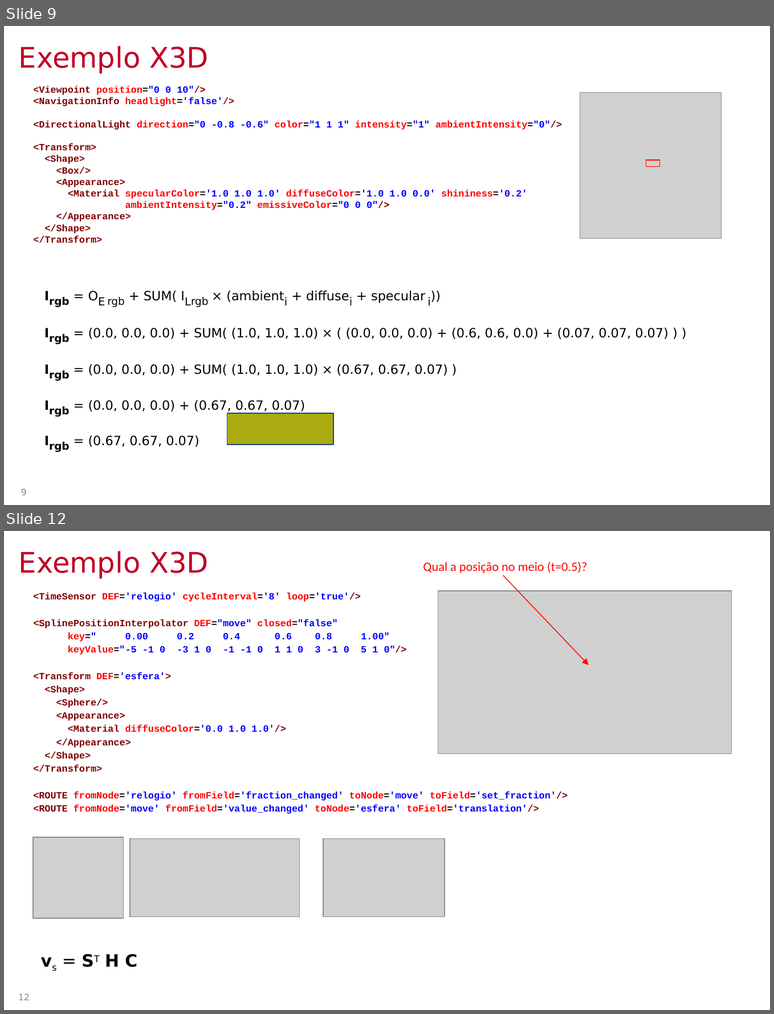
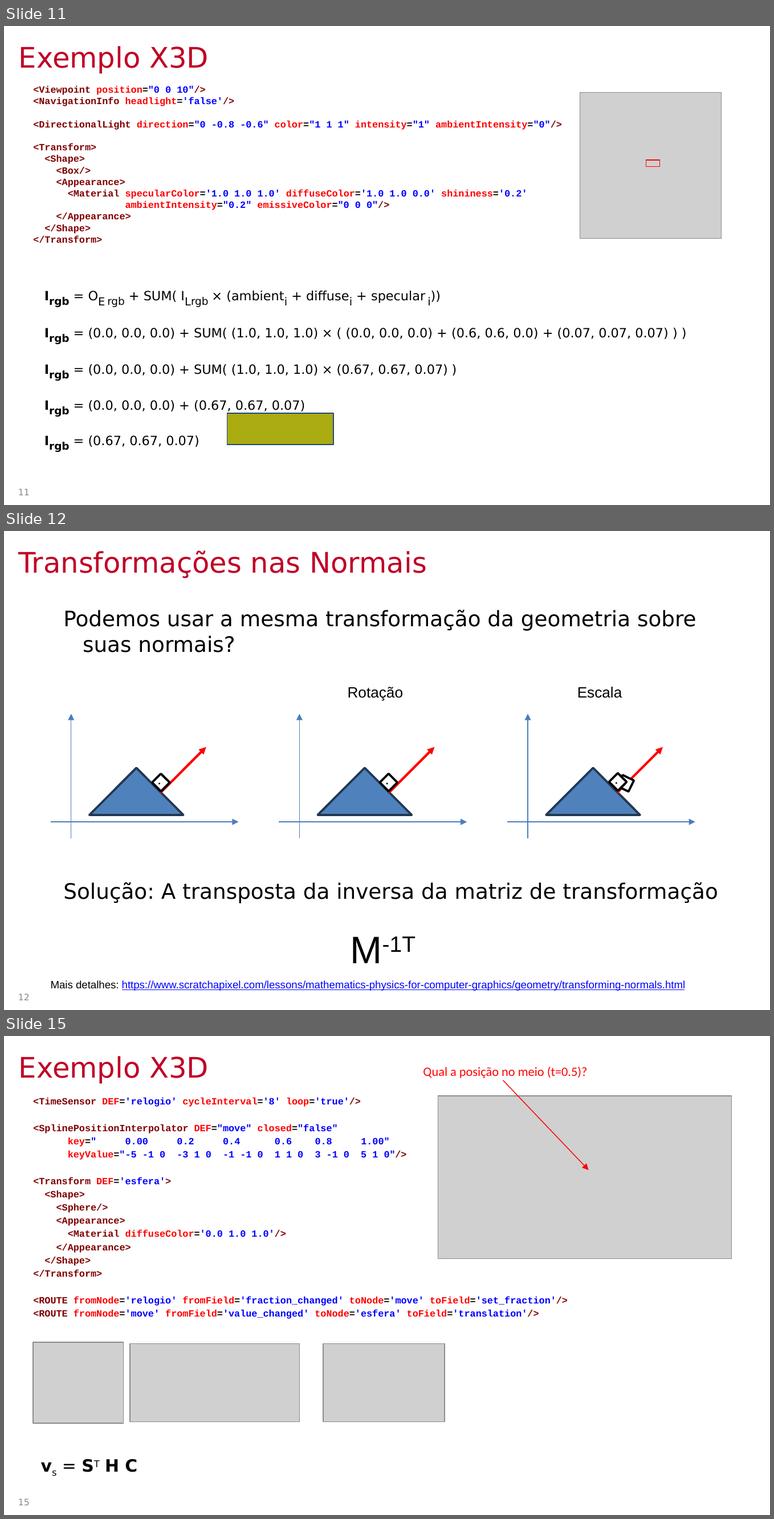
Before and after one commit to lpsoares/ComputacaoGrafica, a slide deck: content/aulas/16-revisao4/aula16_revisao4.pptx. Shown one above the other, each under a label of ours: slides 9 and 12 before the commit, slides 11, 12 and 15 after it; the slides between them are not shown. The pictures are 774x1014 and 774x1519 pixels, drawn with LibreOffice and Linux fonts; fonts in the diff are those of the drawing; grey boxes stand for pictures; background and template pictures are left out. Boxes give left, top, right and bottom in pixels: in the first picture for what was removed or moved away, otherwise in the second. Text is boxed around its words. In the diff, an @@ line names an element or a change of style, - is before the commit and + after.

```diff
--- a/content/aulas/16-revisao4/aula16_revisao4.pptx
+++ b/content/aulas/16-revisao4/aula16_revisao4.pptx
@@ slide 12 added at bbox=[4, 531, 770, 1010], background #FFFFFF @@
@@ title added at bbox=[19, 550, 426, 578], 26.7 pt, text #C00026 @@
+Transformações nas Normais
@@ text added at bbox=[63, 610, 697, 652], 20 pt, text #000000 @@
+Podemos usar a mesma transformação da geometria sobre suas normais?
@@ text added at bbox=[348, 687, 403, 701], 14 pt, text #000000 @@
+Rotação
@@ text added at bbox=[577, 687, 622, 698], 14 pt, text #000000 @@
+Escala
@@ arrow added from (71, 838) to (71, 714), #4B7EBC 0.75 pt @@
@@ arrow added from (300, 838) to (300, 714), #4B7EBC 0.75 pt @@
@@ arrow added from (528, 838) to (528, 714), #4B7EBC 0.75 pt @@
@@ arrow added from (160, 792) to (206, 747), #FF0000 2.25 pt @@
@@ arrow added from (389, 792) to (434, 747), #FF0000 2.25 pt @@
@@ arrow added from (618, 792) to (663, 747), #FF0000 2.25 pt @@
@@ triangle added at bbox=[90, 768, 184, 814], fill #4F81BD, outline #233953 2 pt @@
@@ triangle added at bbox=[318, 768, 412, 814], fill #4F81BD, outline #233953 2 pt @@
@@ triangle added at bbox=[547, 768, 641, 814], fill #4F81BD, outline #233953 2 pt @@
@@ rectangle added at bbox=[152, 774, 170, 791], fill #FFFFFF, outline #000000 2 pt, 14 pt, text #000000 @@
+·
@@ rectangle added at bbox=[380, 774, 397, 791], fill #FFFFFF, outline #000000 2 pt, 14 pt, text #000000 @@
+·
@@ rectangle added at bbox=[609, 773, 626, 790], fill #FFFFFF, outline #000000 2 pt, 14 pt, text #000000 @@
+·
@@ rectangle added at bbox=[617, 775, 633, 791], fill #FFFFFF, outline #000000 2 pt, 14 pt, text #000000 @@
+·
@@ arrow added from (51, 822) to (238, 822), #4B7EBC 0.75 pt @@
@@ arrow added from (279, 822) to (467, 822), #4B7EBC 0.75 pt @@
@@ arrow added from (507, 822) to (695, 822), #4B7EBC 0.75 pt @@
@@ text added at bbox=[63, 882, 718, 903], 20 pt, text #000000 @@
+Solução: A transposta da inversa da matriz de transformação
@@ text added at bbox=[351, 936, 416, 963], 36 pt, text #000000 @@
+M-1T
@@ text added at bbox=[51, 980, 686, 990], 10 pt, text #0000FF, underline @@
+Mais detalhes: https://www.scratchapixel.com/lessons/mathematics-physics-for-computer-graphics/geometry/transforming-normals.html
@@ page number added at bbox=[18, 993, 30, 1000], 8.3 pt, text #888888 @@
+12
@@ what was slide 9 is now slide 11 @@
@@ page number at bbox=[18, 488, 30, 495]: text changed @@
-9
+11
@@ what was slide 12 is now slide 15 @@
@@ page number at bbox=[18, 1498, 30, 1505]: text changed @@
-12
+15
```
Also in this commit, not shown: 6 slides changed, 2 other slides added, 1 other file.
